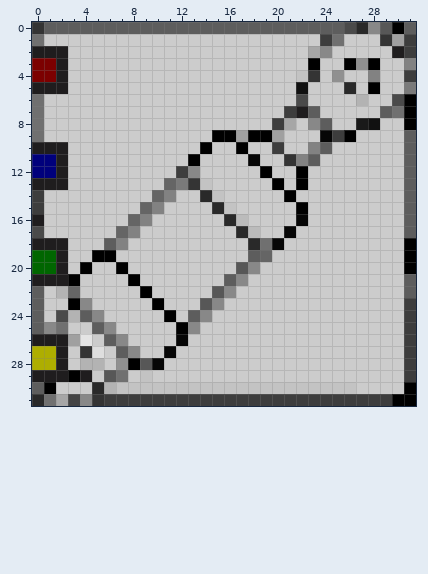
Edited in one commit: pixel-art sprite (res/avionics/actuator.png). That is the earlier state.
The file is 32x32 pixels. Colours within 5 levels of each other are drawn and written as one.
New version:
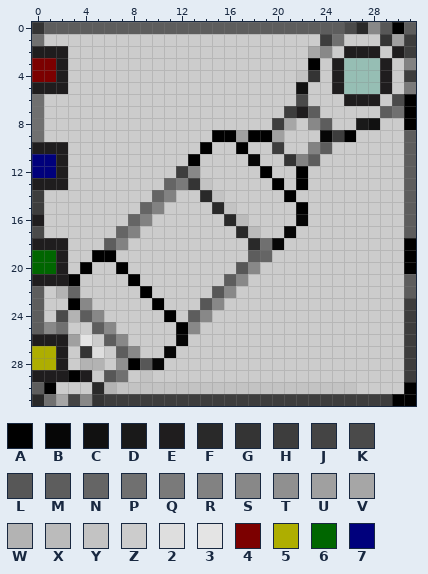
Palette (. is transparent): A #000000  B #060606  C #111111  D #191919  E #1f1d1e  F #292929  G #343434  H #3d3d3d  J #444444  K #4a4a4a  L #575757  M #5d5d5d  N #656565  P #707070  Q #7a7a7a  R #828282  S #888888  T #909090  U #a0a0a0  V #a6a6a6  W #b3b3b3  X #bbbbbb  Y #c3c3c3  Z #cccccc  2 #dedede  3 #e4e4e4  4 #7c0000  5 #aeae00  6 #006600  7 #00007c
Change:
@@ x 23..31 @@
  1 ZHPZZZGUH
- 2 VSZZZZZEH
- 3 AZZATAZZR
- 4 GZTZZRZZH
- 5 ZZZFZAZZQ
- 6 ZZZZWZZKA
+ 2 VSZEEEZEH
+ 3 AZE...EZR
+ 4 GZE...EZH
+ 5 ZZE...EZQ
+ 6 ZZZEEEZKA
  7 MZZZZZMPA
